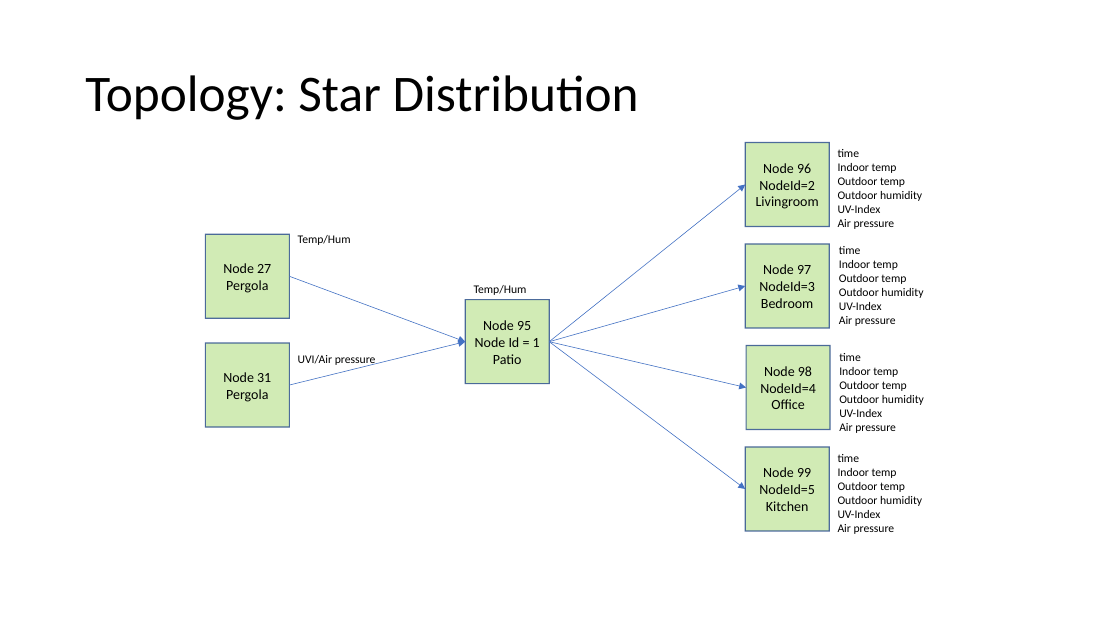
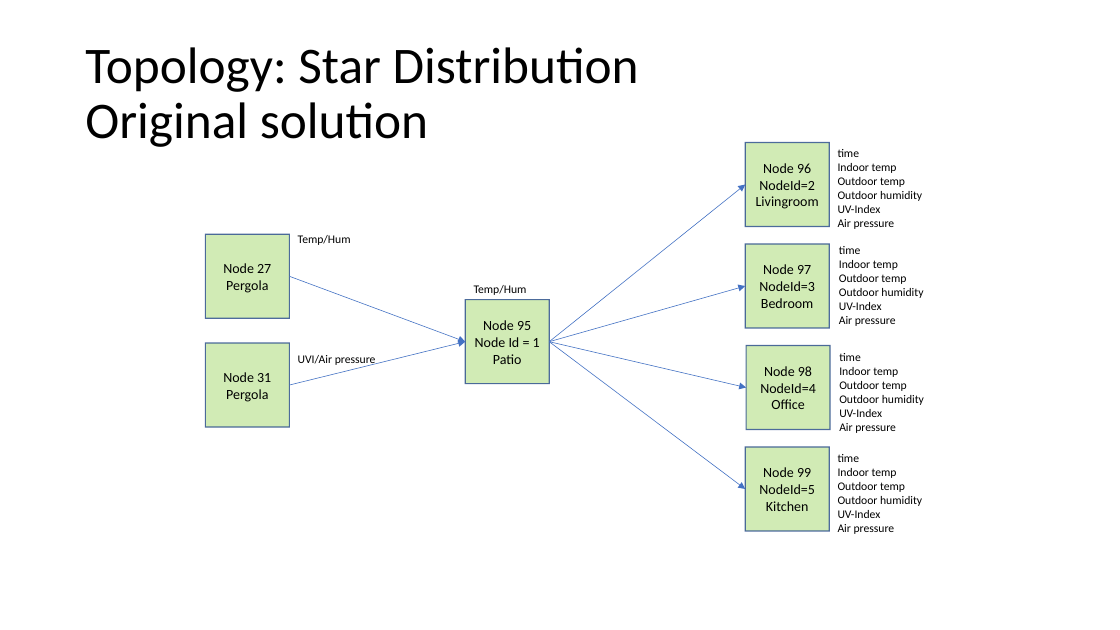
Before and after one commit to ollejoha/SevenSegmentClockNrf_2021, a slide deck: slide 3 of Documentation/ClockNet.pptx. Drawn at 1120x630 pixels with LibreOffice and Linux fonts; fonts in the diff are those of the drawing. Boxes give left, top, right and bottom in pixels: in the first picture for what was removed or moved away, otherwise in the second. Text is boxed around its words. In the diff, an @@ line names an element or a change of style, - is before the commit and + after.

```diff
--- a/Documentation/ClockNet.pptx
+++ b/Documentation/ClockNet.pptx
@@ title at [85,47,639,147]: text changed @@
-Topology: Star Distribution
+Topology: Star Distribution
+Original solution
```
Also in this commit, not shown: 2 slides added, 2 other files.
